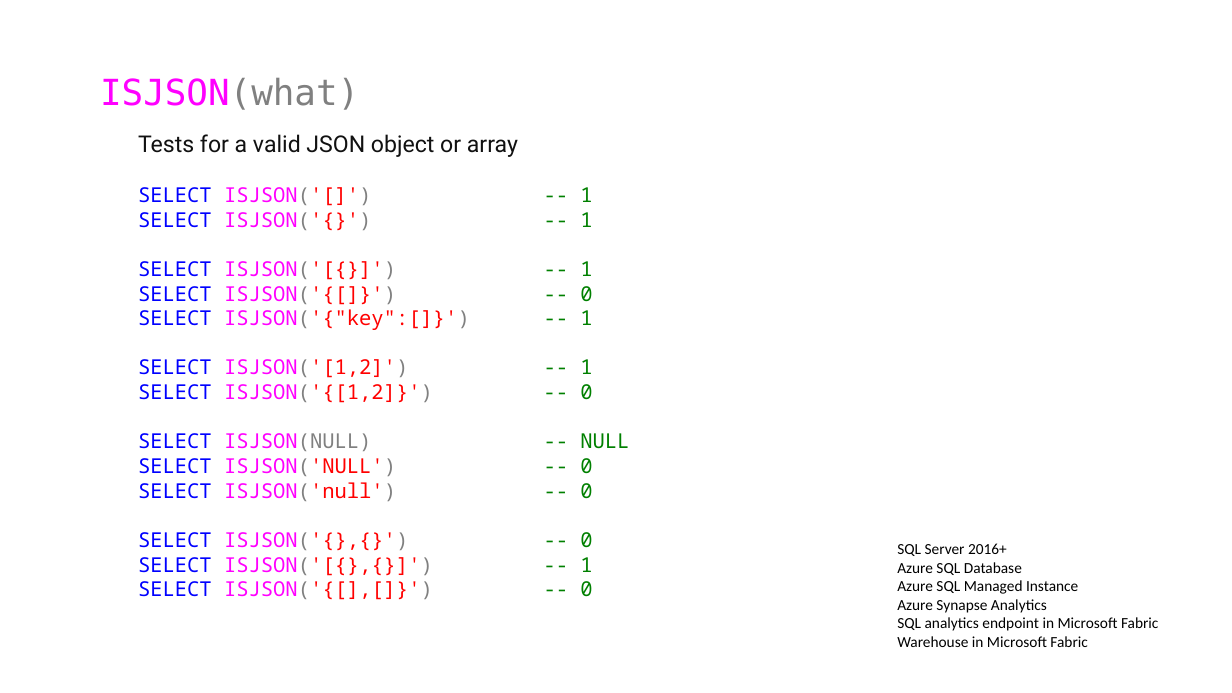
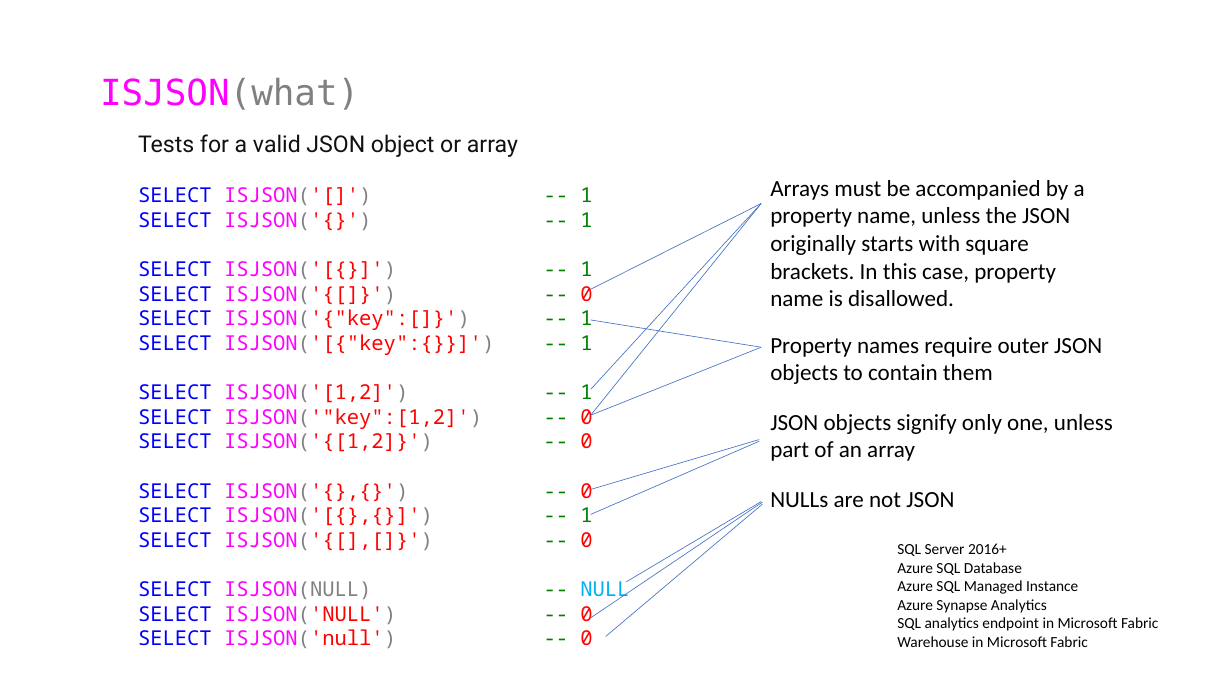
Before and after one commit to jbfoushee/MyPresentations, a slide deck: slide 31 of TSQL_JSON_Operators/TSQL_JSON_Operators.pptx (slide 21 before the commit). Drawn at 1232x693 pixels with LibreOffice and Linux fonts; fonts in the diff are those of the drawing. Boxes give left, top, right and bottom in pixels: in the first picture for what was removed or moved away, otherwise in the second. Text is boxed around its words. In the diff, an @@ line names an element or a change of style, - is before the commit and + after.

```diff
--- a/TSQL_JSON_Operators/TSQL_JSON_Operators.pptx
+++ b/TSQL_JSON_Operators/TSQL_JSON_Operators.pptx
@@ line added from (591, 289) to (762, 203), #4472C4 0.5 pt @@
@@ line added from (591, 389) to (762, 203), #4472C4 0.5 pt @@
@@ line added from (591, 415) to (762, 203), #4472C4 0.5 pt @@
@@ text added at box(770, 180, 1113, 507), 18 pt, text #000000 @@
+Arrays must be accompanied by a property name, unless the JSON originally starts with square brackets. In this case, property name is disallowed.
+Property names require outer JSON objects to contain them
+JSON objects signify only one, unless part of an array
+NULLs are not JSON
@@ text at box(138, 286, 629, 648): text colour #008000 to #FF0000 in "0", "0", "0", "0"; text colour #008000 to #00B0F0 in "NULL" @@
@@ line added from (591, 320) to (762, 348), #4472C4 0.5 pt @@
@@ text at box(580, 335, 592, 350): paragraph added @@
+SELECT ISJSON('[{"key":{}}]') -- 1
@@ line added from (591, 415) to (762, 348), #4472C4 0.5 pt @@
@@ text at box(138, 408, 482, 429): paragraph added @@
+SELECT ISJSON('"key":[1,2]') -- 0
@@ line added from (591, 490) to (760, 440), #4472C4 0.5 pt @@
@@ line added from (591, 515) to (760, 442), #4472C4 0.5 pt @@
@@ text at box(138, 483, 592, 551): paragraphs added @@
+SELECT ISJSON('{},{}') -- 0
+SELECT ISJSON('[{},{}]') -- 1
+SELECT ISJSON('{[],[]}') -- 0
@@ line added from (591, 618) to (762, 502), #4472C4 0.5 pt @@
@@ line added from (606, 637) to (762, 505), #4472C4 0.5 pt @@
@@ line added from (627, 582) to (762, 502), #4472C4 0.5 pt @@
@@ text at box(138, 532, 592, 600): paragraphs removed @@
-SELECT ISJSON('{},{}') -- 0
-SELECT ISJSON('[{},{}]') -- 1
-SELECT ISJSON('{[],[]}') -- 0
```
Also in this commit, not shown: 36 other slides changed, 33 slides added, 2 slides removed, 7 other files.
